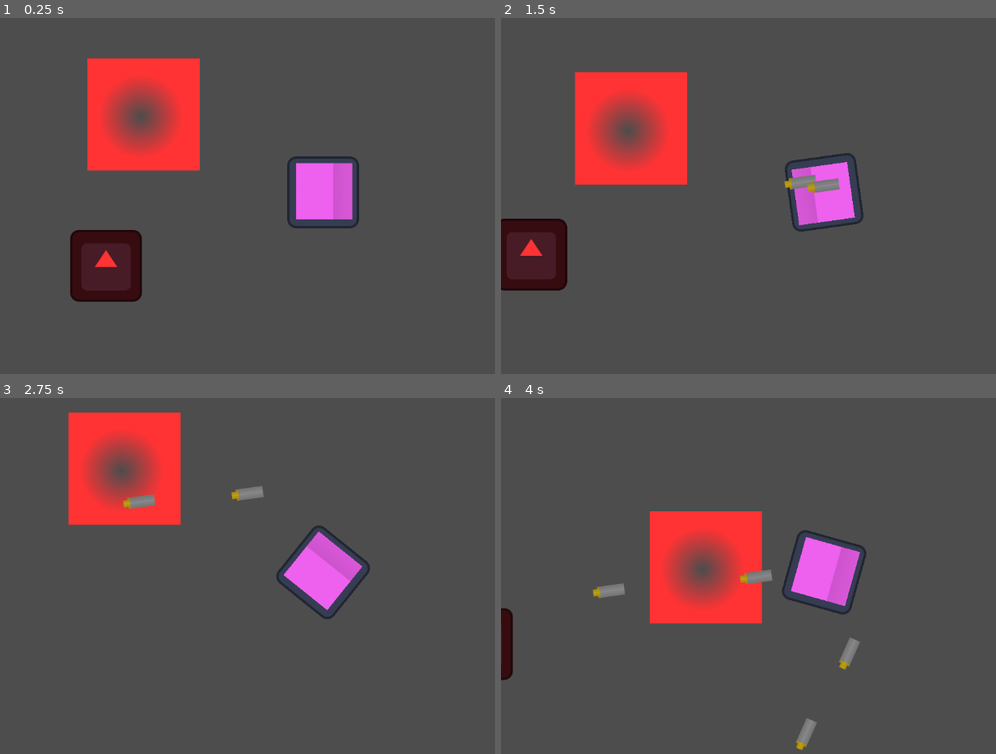
Above: before the commit, frames 1-4 (two rows, left to right).
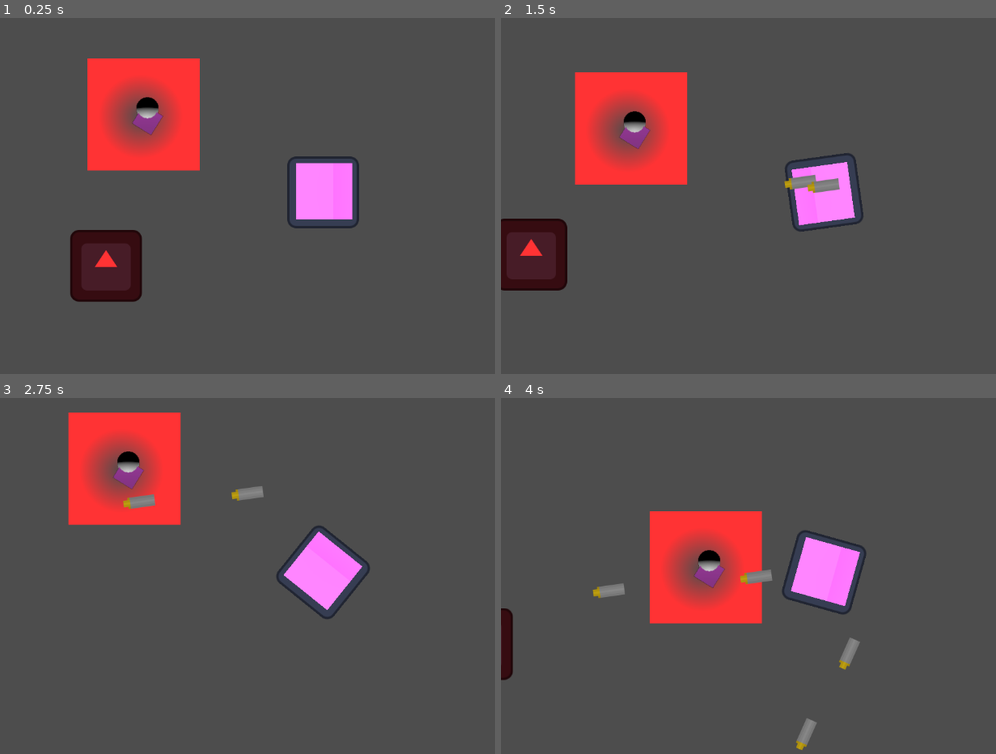
Above: after the commit, the same moments.

Repository: Do-Good-Games/MaskGameTest
Game: Godot game, scene res://testLevel.tscn
The game is run twice, just before and just after one commit, with the same random seed, the same clock (stepped at 60 frames per second) and the same inputs. The engine's default icon, where the game draws it, is replaced by a stand-in: a white triangle on a blue panel in a dark square.
Inputs (mouse positions are in pixels of both pictures, inside the frame that each line leads up to):
- Up to frame 1 (0.25 s): no input
- Up to frame 2 (1.5 s): move the mouse to (966, 174) at 0.52 s; press the mouse at (966, 174) at 0.53 s; hold D (right) 0.53-1.28 s; move the mouse to (694, 210) at 1.27 s; release the mouse at (694, 210) at 1.28 s; hold S (down) from 1.28 s (still down); click (694, 210) at 1.35 s
- Up to frame 3 (2.75 s): move the mouse to (386, 494) at 2.02 s; release S (down) at 2.03 s; press the mouse at (386, 494) at 2.03 s; hold D (right) from 2.03 s (still down)
- Up to frame 4 (4 s): move the mouse to (793, 643) at 2.77 s; release D (right) at 2.78 s; release the mouse at (793, 643) at 2.78 s; hold W (up) 2.78-3.53 s; click (793, 643) at 2.85 s; move the mouse to (outside the picture) at 3.52 s; press the mouse at (outside the picture) at 3.53 s; hold A (left) from 3.53 s (still down)

The runs differ from the first frame. In frame 1, 2.2% of the frame differs, in the area x 26-72%, y 22-57%; in frame 2, 1.9%; in frame 3, 2.2%, in the area x 22-74%, y 15-60%; in frame 4, 2.2%.

Commit message:
gave enemy a viewport to a 3d object

Diff:
--- a/Enemy/Enemy.tscn
+++ b/Enemy/Enemy.tscn
@@ -8,6 +8,10 @@
 
 [sub_resource type="RectangleShape2D" id="RectangleShape2D_oemdl"]
 size = Vector2(203, 200)
+
+[sub_resource type="CapsuleMesh" id="CapsuleMesh_epr5s"]
+
+[sub_resource type="BoxMesh" id="BoxMesh_vonkd"]
 
 [node name="Enemy" type="Area2D" unique_id=2115636220]
 script = ExtResource("1_epr5s")
@@ -27,6 +31,34 @@
 position = Vector2(0.5, 0)
 shape = SubResource("RectangleShape2D_oemdl")
 
+[node name="SubViewportContainer" type="SubViewportContainer" parent="." unique_id=1119076021]
+offset_left = -48.0
+offset_top = -52.0
+offset_right = 52.0
+offset_bottom = 48.0
+
+[node name="SubViewport" type="SubViewport" parent="SubViewportContainer" unique_id=1619329256]
+transparent_bg = true
+handle_input_locally = false
+size = Vector2i(100, 100)
+render_target_update_mode = 4
+
+[node name="MeshInstance3D" type="MeshInstance3D" parent="SubViewportContainer/SubViewport" unique_id=1746020056]
+transform = Transform3D(0.99944556, 0, -0.033294737, 0, 1, 0, 0.033294737, 0, 0.99944556, 0, -0.24266994, -0.4980482)
+mesh = SubResource("CapsuleMesh_epr5s")
+
+[node name="MeshInstance3D" type="MeshInstance3D" parent="SubViewportContainer/SubViewport/MeshInstance3D" unique_id=116863821]
+transform = Transform3D(0.7475383, 0, 0, 0, 0.16714734, 0, 0, 0, 0.5945296, 0.023949564, 0.5062069, 0.41950017)
+mesh = SubResource("BoxMesh_vonkd")
+
+[node name="Camera3D" type="Camera3D" parent="SubViewportContainer/SubViewport" unique_id=1775135748]
+transform = Transform3D(1, 0, 0, 0, -4.371139e-08, 1, 0, -1, -4.371139e-08, -0.11273569, 1.9673477, -0.27693892)
+projection = 1
+size = 2.5
+
+[node name="DirectionalLight3D" type="DirectionalLight3D" parent="SubViewportContainer/SubViewport" unique_id=353596244]
+transform = Transform3D(1, 0, 0, 0, 0.99457467, 0.10402508, 0, -0.10402508, 0.99457467, 0, 0.45505333, 0.5942402)
+
 [connection signal="area_entered" from="." to="." method="_on_area_entered"]
 [connection signal="area_exited" from="." to="." method="_on_area_exited"]
 [connection signal="body_entered" from="." to="." method="_on_body_entered"]
Not shown: 1 places in Character/bobby_character.tscn that only renumber resources
